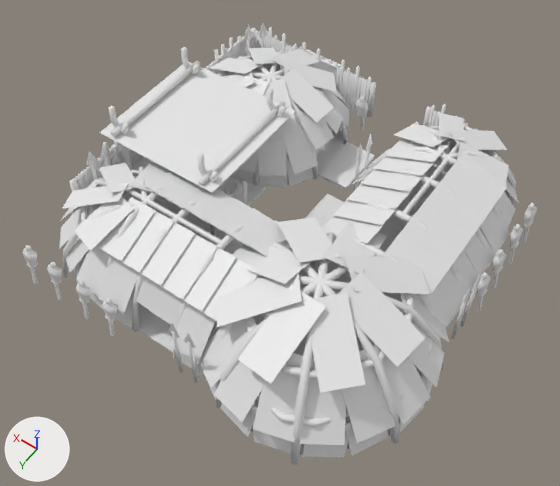
What one commit did to the COLLADA model art/meshes/structural/batwa/barracks.dae.
One viewpoint serves both versions: a 50 mm lens placed at (-18.0, 27.0, 37.7), pointed at (-1.7, 4.2, 1.9). Arrows for +X, +Y and +Z are at lower left; the lights stay in place. Materials are left out; every surface is plain grey. Where no turn or scale is listed for an object, it has been applied to the vertices. Vertices at the same position are counted once.

Objects in the first picture: 'barracks'.
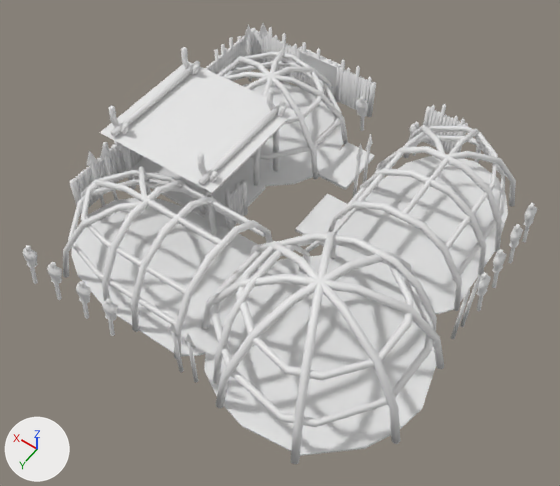
The newer file is also turned or shifted as a whole; pictures and numbers use the older file's frame.

Boxes (x1, y1, x2, y2) around the edits, measured in the pictures (560 x 486 px; the box of a moved part takes in the faces that stretch with it):
```json
{"part": 1, "of": "me_cubo_022", "change": "deleted", "before": [60, 48, 519, 457]}
{"part": 2, "of": "me_cubo_022", "change": "moved or reshaped", "before": [168, 322, 196, 348], "after": [169, 323, 196, 348]}
```

Scene script edits in JSON lines:
```json
{"block": "me_cubo_022", "where": "# used by ob_barracks; location = (-0.44, 2.98, 0.14)"}
{"op": "remove", "block": "me_cubo_022", "code": "me_cubo_022.from_pydata(...)  # 4965 vertices, 7578 faces; spans x -13.2..11.4, y -13.4..11.5, z -0.2..6.7"}
{"op": "add", "block": "me_cubo_022", "code": "me_cubo_022.from_pydata(...)  # 4289 vertices, 7240 faces; spans x -13.0..11.4, y -13.4..11.2, z -0.2..6.7"}
{"block": "me_cubo_022", "change": "me_cubo_022 part 1: 166 loose pieces with 664 vertices, spanning x -13.2..11.3, y -13.3..11.5, z -0.1..6.5, are deleted"}
{"block": "me_cubo_022", "change": "me_cubo_022 part 2: 9 vertices removed from x -2.7..-0.9, y 10.4..10.5, z 3.6..4.9; 5 vertices added at x -2.3..-1.2, y 10.3..10.5, z 3.6..4.3"}
```
